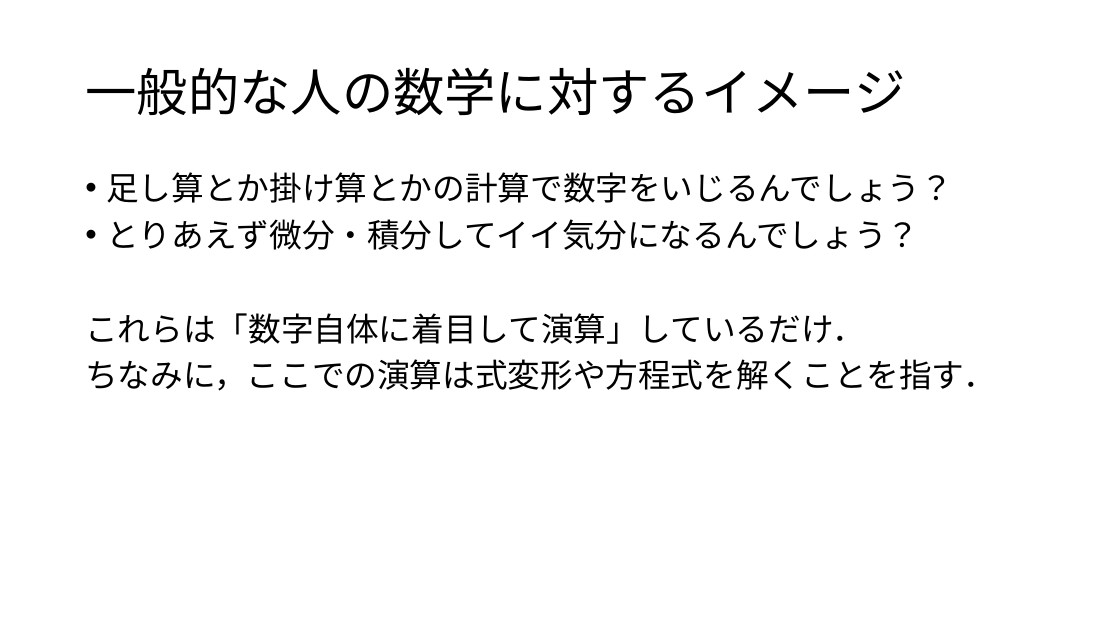
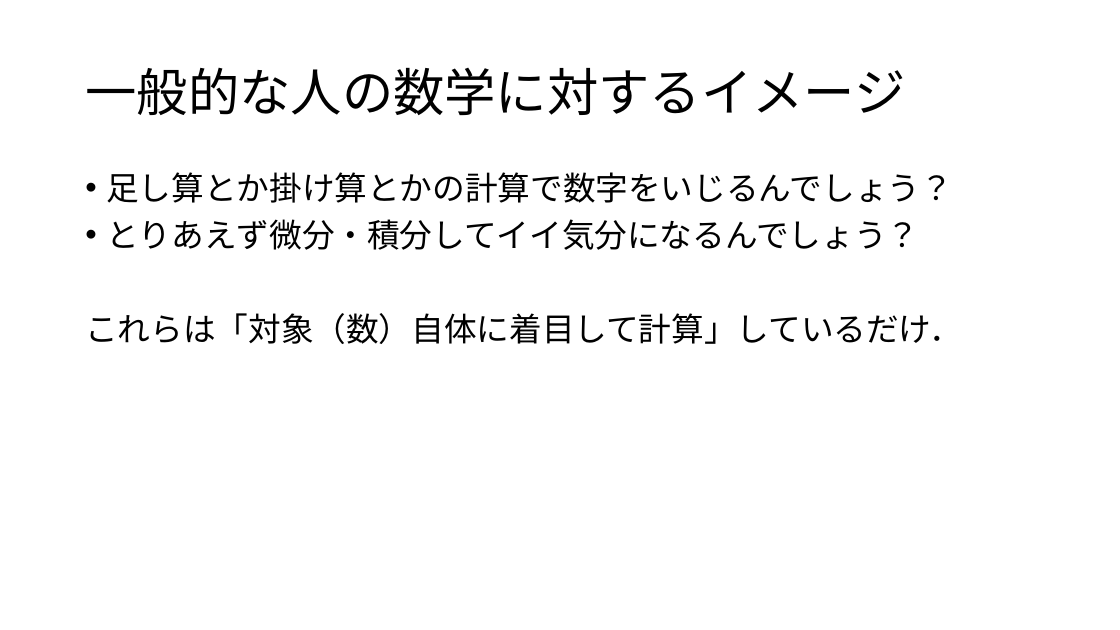
Before and after one commit to math-er/hyperbolic-space, a slide deck: slide 2 of 群の気持ち.pptx. Drawn at 1120x630 pixels with LibreOffice and Linux fonts; fonts in the diff are those of the drawing. Boxes give left, top, right and bottom in pixels: in the first picture for what was removed or moved away, otherwise in the second. Text is boxed around its words. In the diff, an @@ line names an element or a change of style, - is before the commit and + after.

```diff
--- a/群の気持ち.pptx
+++ b/群の気持ち.pptx
@@ text at [85, 313, 962, 344]: text changed @@
-これらは「数字自体に着目して演算」しているだけ．
-ちなみに，ここでの演算は式変形や方程式を解くことを指す．
+これらは「対象（数）自体に着目して計算」しているだけ．
```
Also in this commit, not shown: 7 other slides changed, 5 slides added, 2 slides removed.
